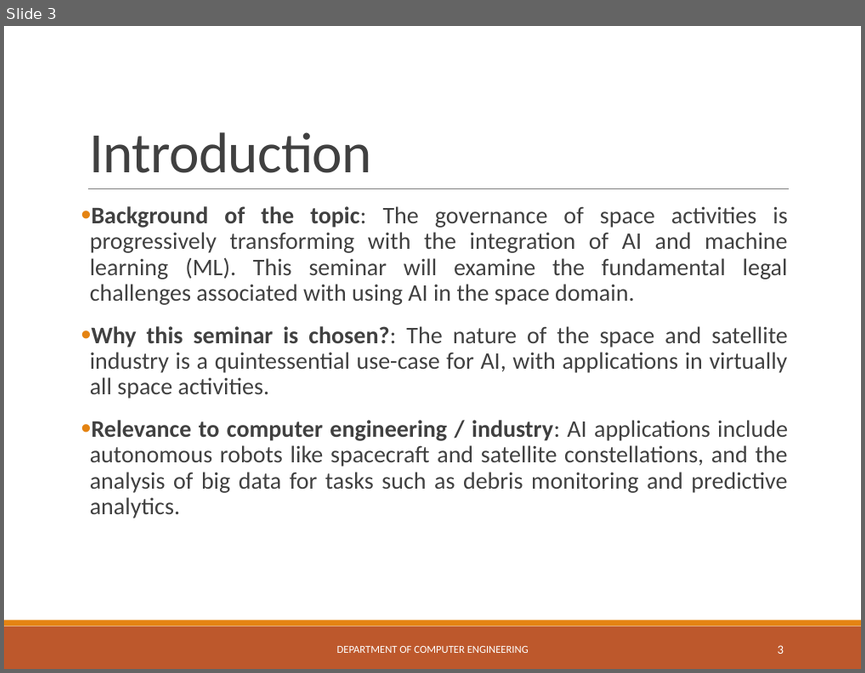
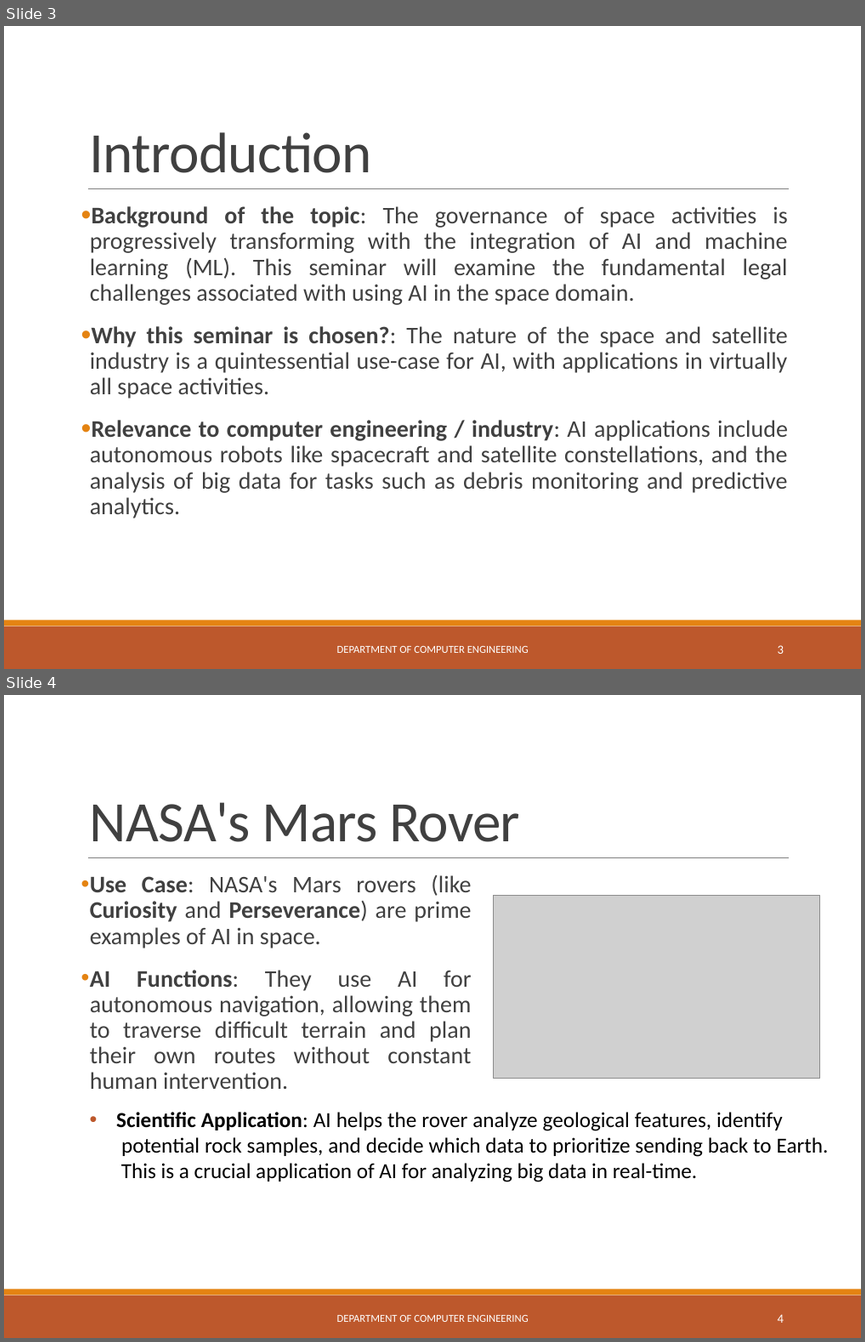
Before and after one commit to ShantanuGV/Websites, a slide deck: 132_AI_in_space.pptx. Shown one above the other, each under a label of ours: slide 3 before the commit, slides 3 and 4 after it. The pictures are 865x673 and 865x1342 pixels, drawn with LibreOffice and Linux fonts; fonts in the diff are those of the drawing; grey boxes stand for pictures. Boxes give left, top, right and bottom in pixels: in the first picture for what was removed or moved away, otherwise in the second. Text is boxed around its words. In the diff, an @@ line names an element or a change of style, - is before the commit and + after.

```diff
--- a/132_AI_in_space.pptx
+++ b/132_AI_in_space.pptx
@@ slide 4 added at <box>4,695,861,1338</box>, background #FFFFFF; not listed: 3 template elements that a slide beside it also shows @@
@@ title added at <box>90,802,520,842</box>, 48 pt, text #404040 @@
+NASA's Mars Rover
@@ text added at <box>90,875,472,1089</box>, 20 pt, text #404040 @@
+• Use Case: NASA's Mars rovers (like Curiosity and Perseverance) are prime examples of AI in space.
+• AI Functions: They use AI for autonomous navigation, allowing them to traverse difficult terrain and plan their own routes without constant human intervention.
@@ picture added at <box>494,896,819,1079</box> @@
@@ text added at <box>116,1111,828,1182</box>, 18 pt, text #000000 @@
+• Scientific Application: AI helps the rover analyze geological features, identify potential rock samples, and decide which data to prioritize sending back to Earth. This is a crucial application of AI for analyzing big data in real-time.
@@ text added at <box>337,1315,528,1321</box>, 9 pt, text #FFFFFF @@
+DEPARTMENT OF COMPUTER ENGINEERING
@@ page number added at <box>778,1314,783,1322</box>, 10.5 pt, text #FFFFFF @@
+4
```
Also in this commit, not shown: 1 other slide added.
